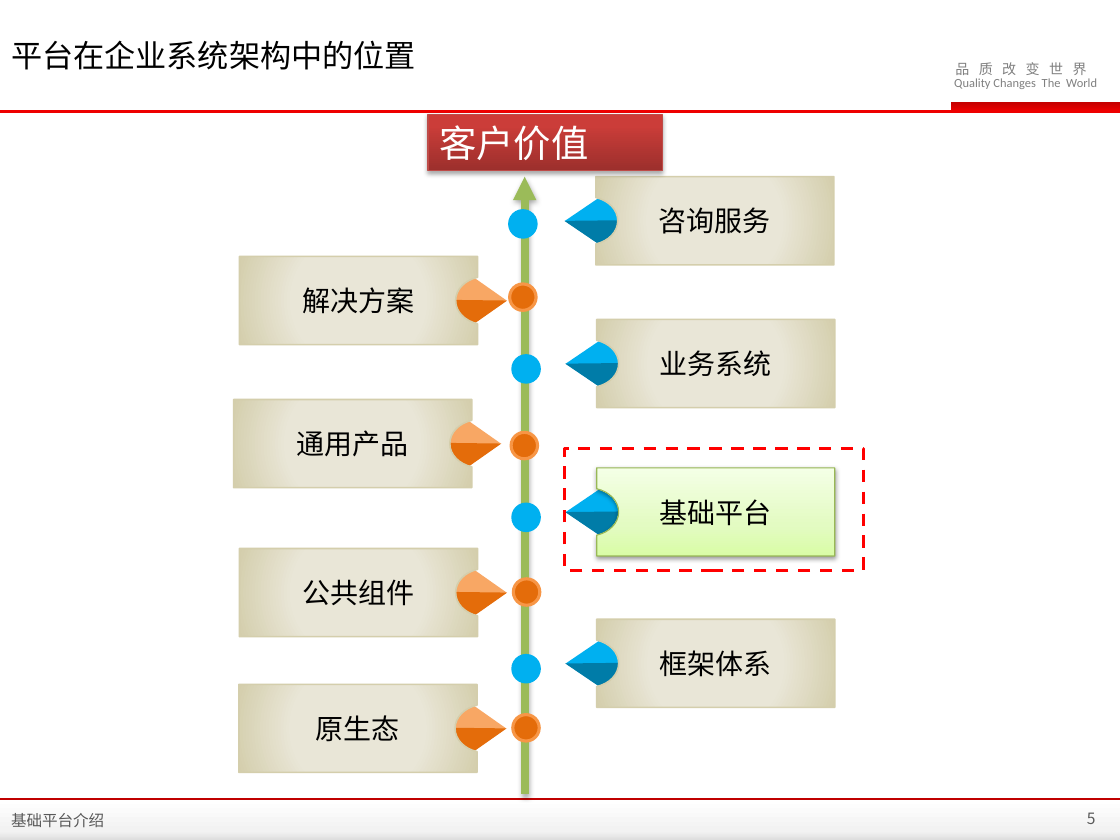
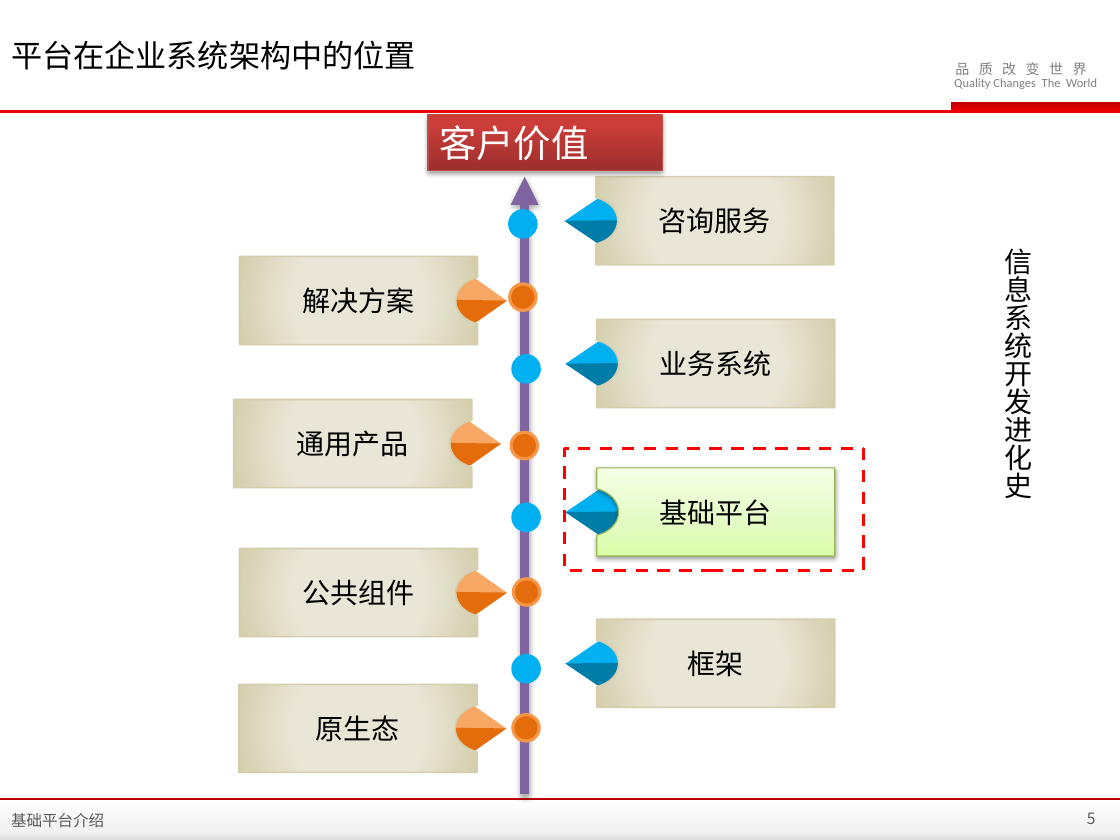
Before and after one commit to zhanght86/bboss-cms, a slide deck: slide 4 of 文档/开发平台介绍V1.0.pptx. Drawn at 1120x840 pixels with LibreOffice and Linux fonts; fonts in the diff are those of the drawing; background and template pictures are left out. Boxes give left, top, right and bottom in pixels: in the first picture for what was removed or moved away, otherwise in the second. Text is boxed around its words. In the diff, an @@ line names an element or a change of style, - is before the commit and + after.

```diff
--- a/文档/开发平台介绍V1.0.pptx
+++ b/文档/开发平台介绍V1.0.pptx
@@ arrow (524, 177) - (524, 794): stroke #9BBB59 5 pt to #8064A2 6 pt @@
@@ text added at (1005,248,1033,498), 18 pt, text #000000 @@
+信息系统开发进化史
@@ text in freeform shape at (688,650,744,677): text changed @@
-框架体系
+框架
```
Also in this commit, not shown: 6 other slides changed, 8 other files.
